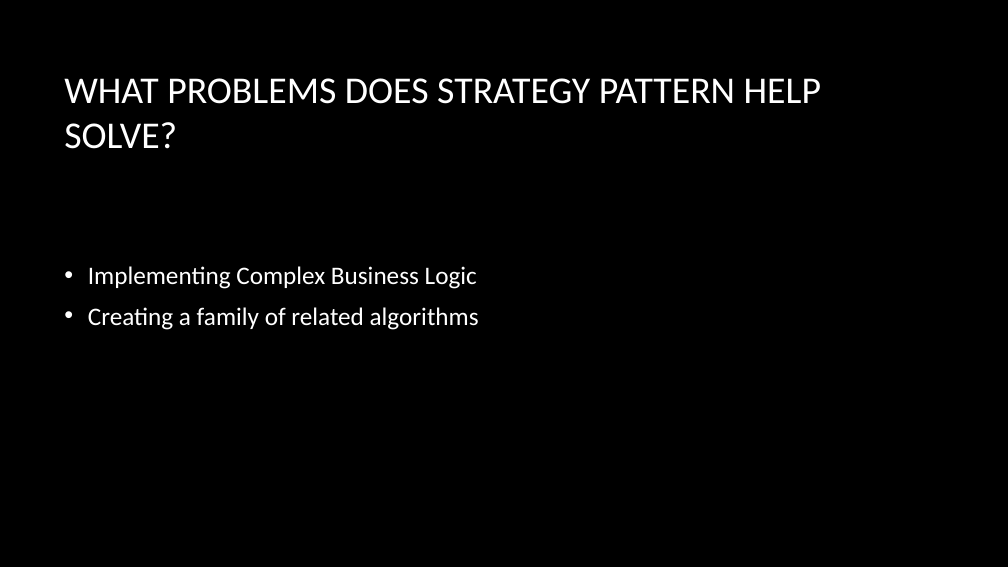
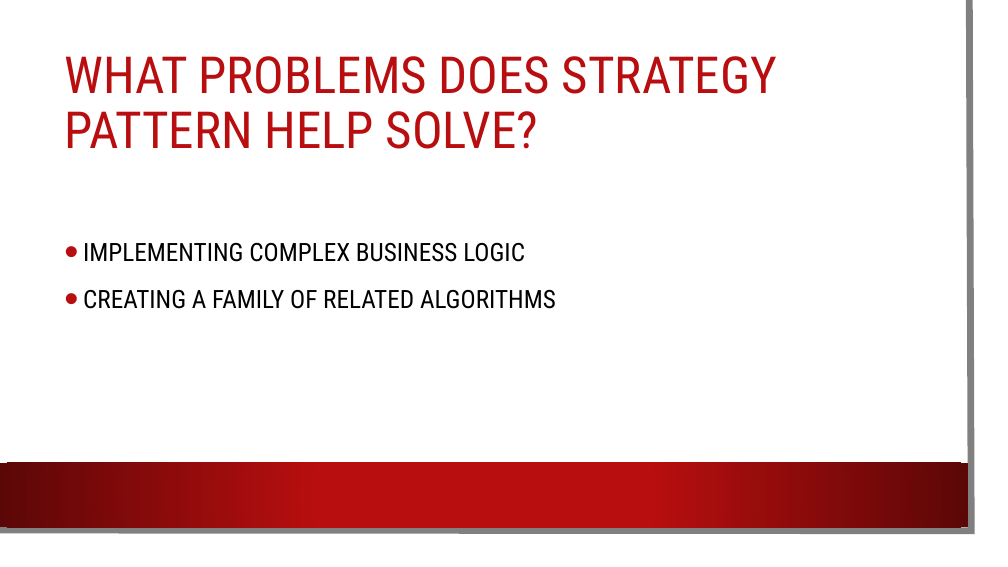
Before and after one commit to dundane/CSC360Demos, a slide deck: slide 99 of CSC360Demo/Design Patterns Slide Show.pptx (slide 96 before the commit). Drawn at 1008x567 pixels with LibreOffice and Linux fonts; fonts in the diff are those of the drawing; background and template pictures are left out. Boxes give left, top, right and bottom in pixels: in the first picture for what was removed or moved away, otherwise in the second. Text is boxed around its words. In the diff, an @@ line names an element or a change of style, - is before the commit and + after.

```diff
--- a/CSC360Demo/Design Patterns Slide Show.pptx
+++ b/CSC360Demo/Design Patterns Slide Show.pptx
@@ rectangle added at (0, 0, 991, 550), fill #FFFFFF @@
@@ freeform shape added at (0, 0, 972, 531), outline #808080 6.5 pt @@
@@ title "WHAT PROBLEMS DOES STRATEGY PATTERN ..." at (64, 56, 777, 149): size 36 to 48.6 pt, font Calibri to Roboto Condensed, text colour #FFFFFF to #B80E0F; line spacing 1 to 0.9 @@
@@ text at (83, 243, 556, 309): text changed; font Calibri to Roboto Condensed; text colour #FFFFFF to #000000 @@
-• Implementing Complex Business Logic
-• Creating a family of related algorithms
+• IMPLEMENTING COMPLEX BUSINESS LOGIC
+• CREATING A FAMILY OF RELATED ALGORITHMS
@@ rectangle added at (0, 463, 968, 527), fill gradient #B80E0F to #5C0707 @@
```
Also in this commit, not shown: 121 other slides changed, 6 slides added, 1 slide removed, 55 other files.
